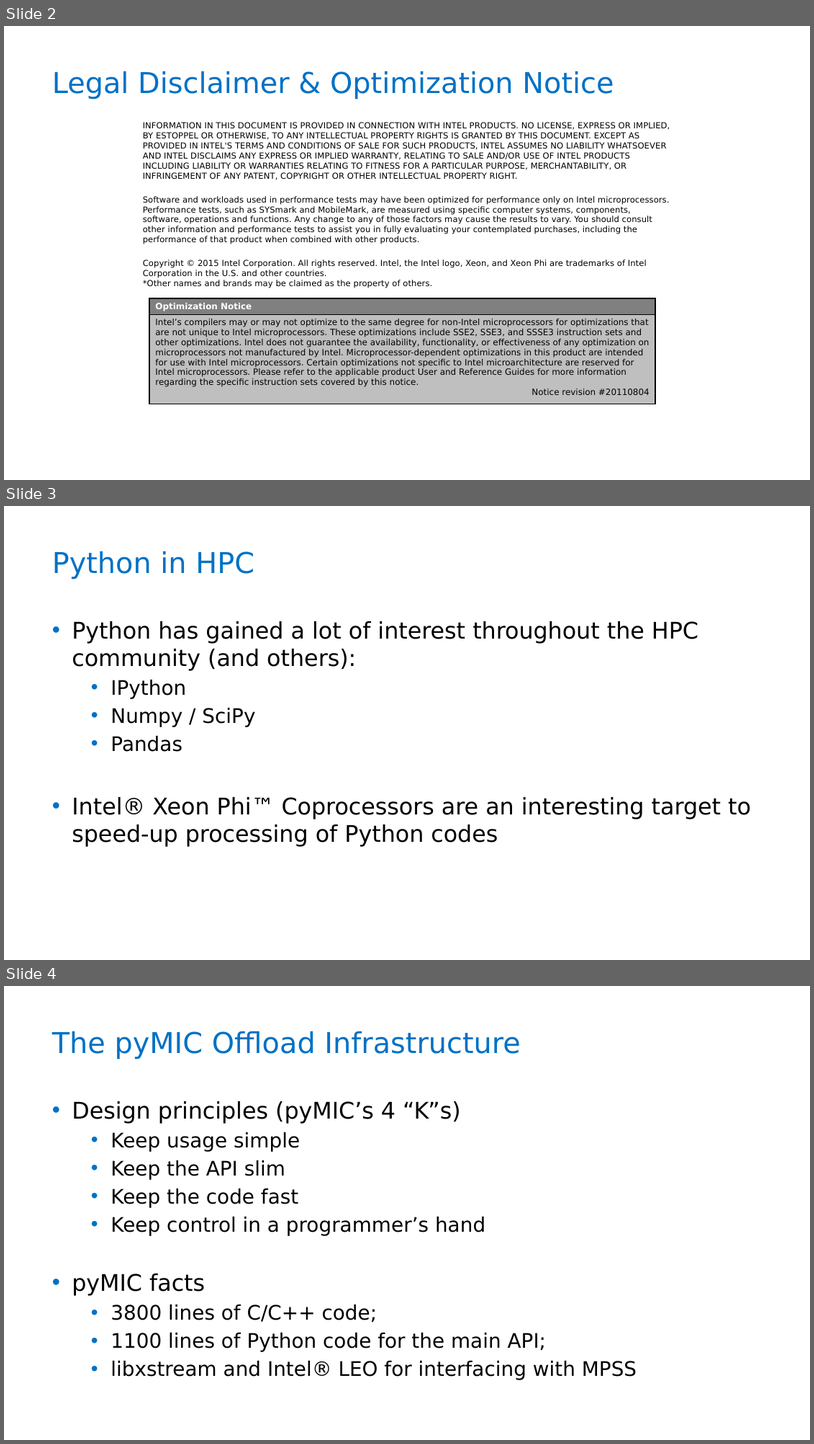
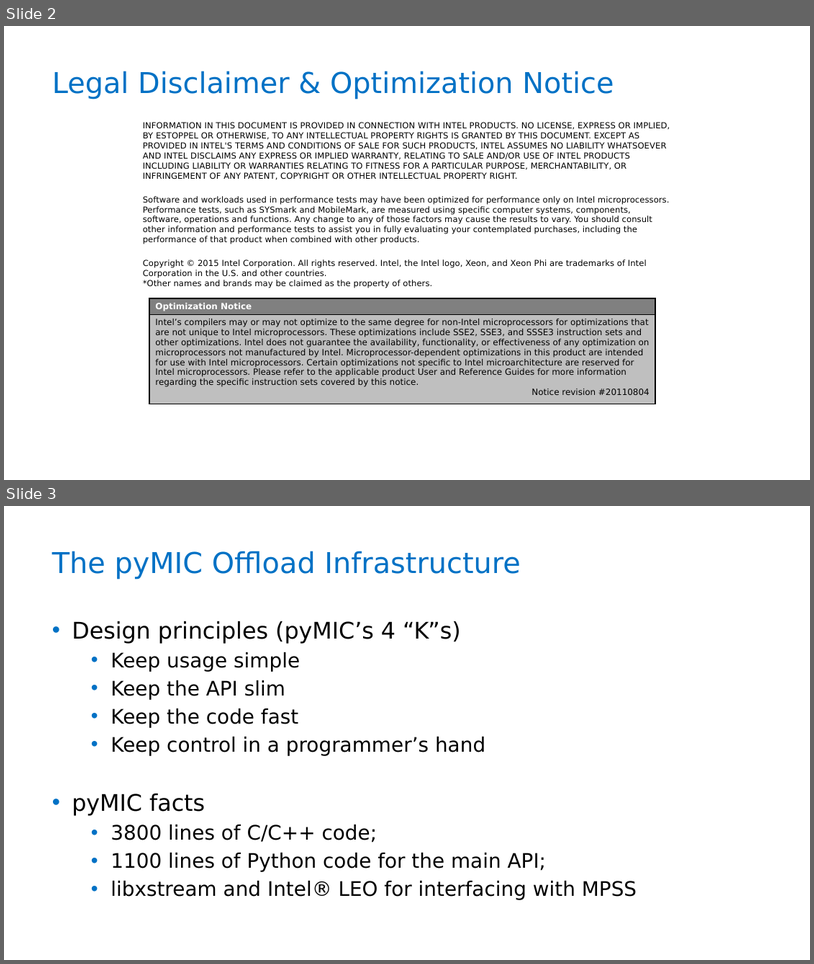
Before and after one commit to ContinuumIO/supercomputing2016-python, a slide deck: 4-AcceleratedPython/The pyMIC Python Offload Infrastructure.pptx. Shown one above the other, each under a label of ours: slides 2, 3 and 4 before the commit, slides 2 and 3 after it. The pictures are 814x1444 and 814x964 pixels, drawn with LibreOffice and Linux fonts; fonts in the diff are those of the drawing; background and template pictures are left out. Boxes give left, top, right and bottom in pixels: in the first picture for what was removed or moved away, otherwise in the second. Text is boxed around its words. In the diff, an @@ line names an element or a change of style, - is before the commit and + after.

```diff
--- a/4-AcceleratedPython/The pyMIC Python Offload Infrastructure.pptx
+++ b/4-AcceleratedPython/The pyMIC Python Offload Infrastructure.pptx
@@ slide 3 removed at (x1=4, y1=506, x2=810, y2=960), background #FFFFFF; not listed: 1 template element that a slide beside it also shows @@
@@ title removed at (x1=52, y1=551, x2=255, y2=579) @@
-Python in HPC
@@ text removed at (x1=72, y1=621, x2=751, y2=847) @@
-• Python has gained a lot of interest throughout the HPC community (and others):
-  • IPython
-  • Numpy / SciPy
-  • Pandas
-• Intel® Xeon Phi™ Coprocessors are an interesting target to speed-up processing of Python codes
@@ what was slide 4 is now slide 3 @@
```
Also in this commit, not shown: 5 slides changed, 1 slide added.
